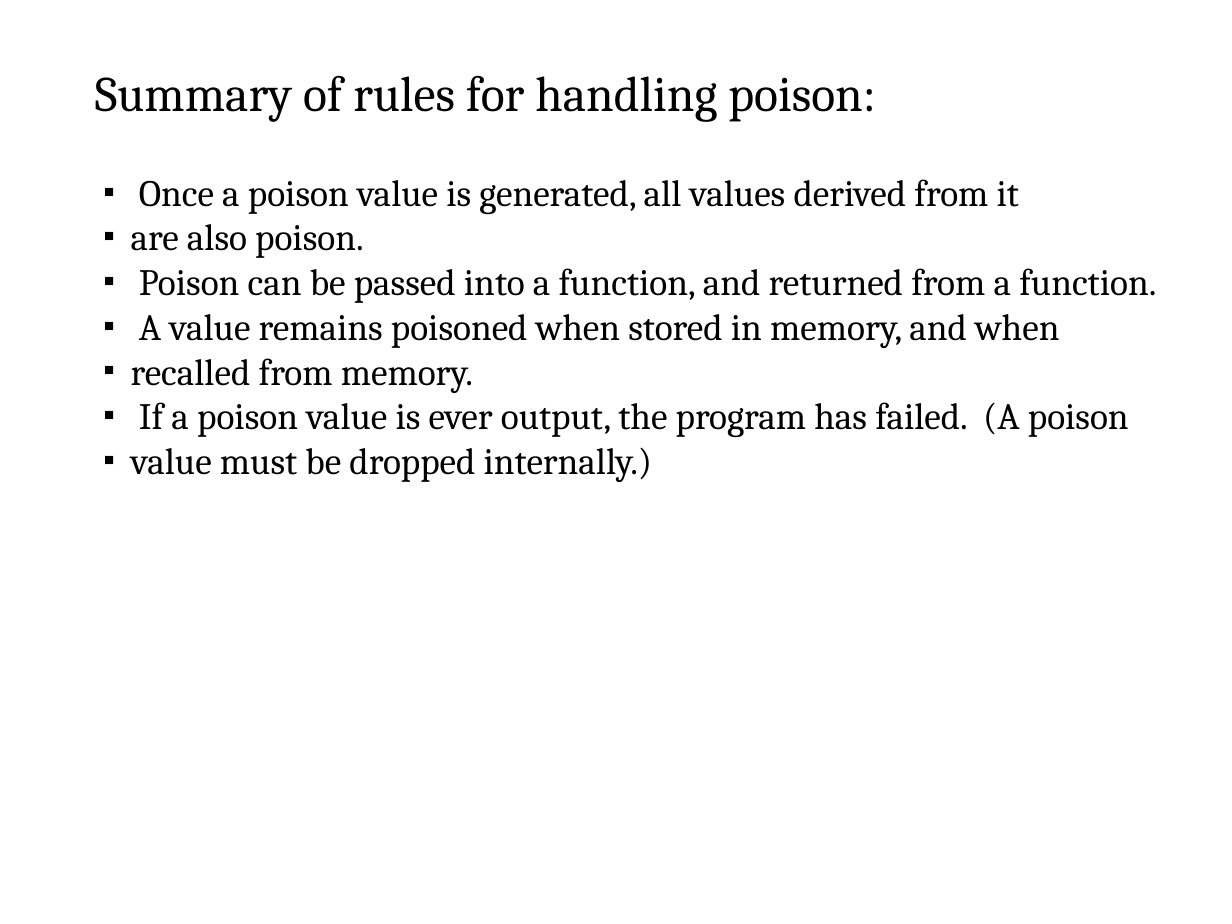
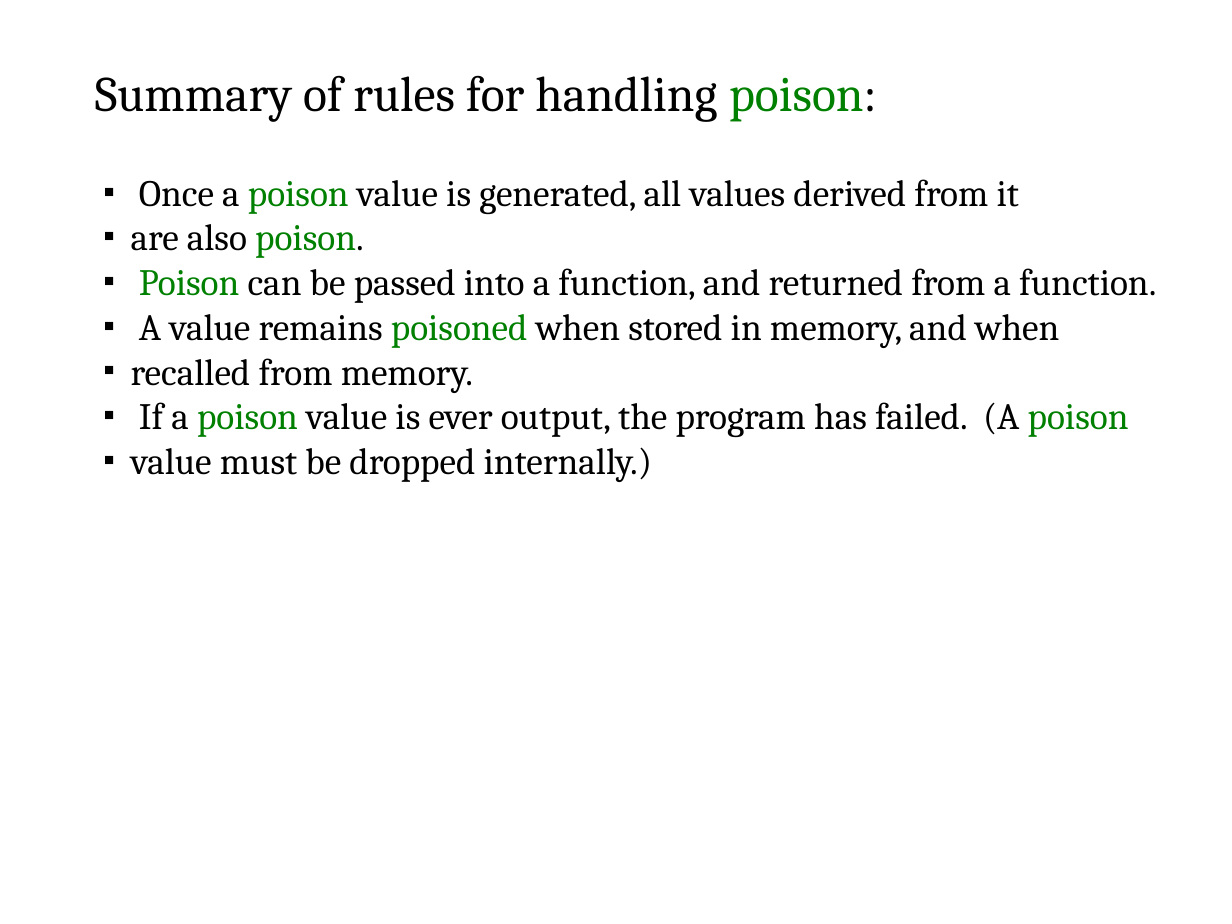
Before and after one commit to cschreiner/lli_undef_fix_admin, a slide deck: slide 5 of doc/poster/2015feb_grad_visit.draft.odp. Drawn at 1232x924 pixels with LibreOffice and Linux fonts; fonts in the diff are those of the drawing. Boxes give left, top, right and bottom in pixels: in the first picture for what was removed or moved away, otherwise in the second. Text is boxed around its words. In the diff, an @@ line names an element or a change of style, - is before the commit and + after.

Commit message:
made the word 'poison' be in dark green (except in code samples)

```diff
--- a/doc/poster/2015feb_grad_visit.draft.odp
+++ b/doc/poster/2015feb_grad_visit.draft.odp
@@ text "Summary of rules for handling ..." at box(95, 75, 877, 122): text colour #000000 to #008000 in "poison:" @@
@@ text at box(131, 179, 1156, 437): text colour #000000 to #008000 in "poison", "poison.", "Poison", "poisoned" and 1 more places @@
```
Also in this commit, not shown: 8 other slides changed.
